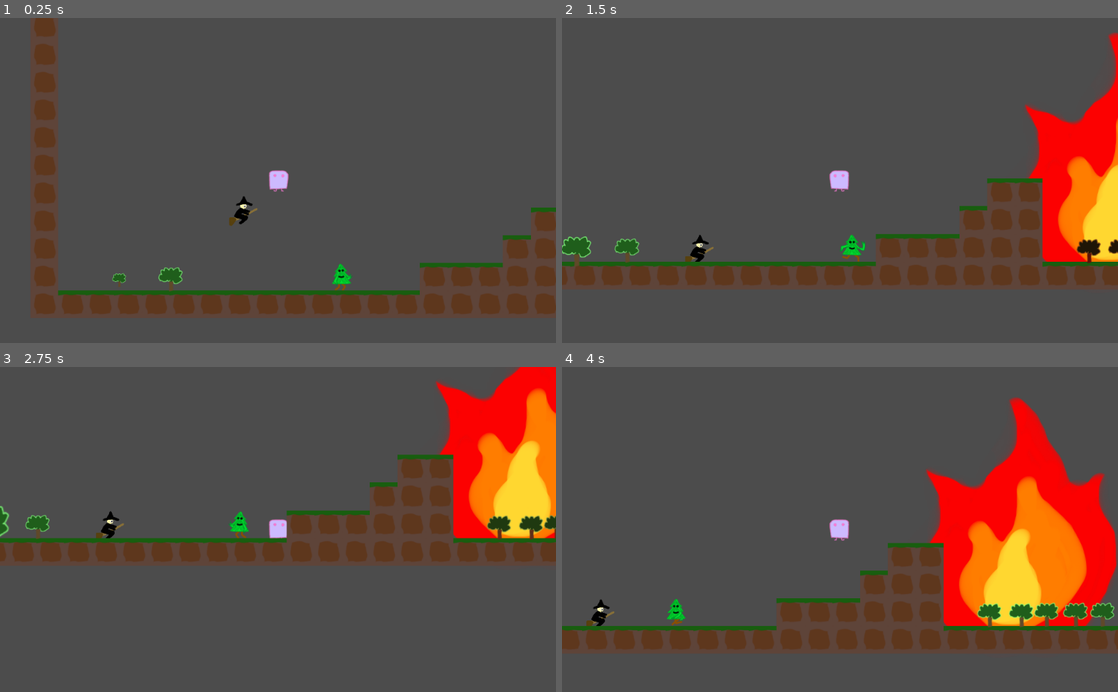
Above: before the commit, frames 1-4 (two rows, left to right).
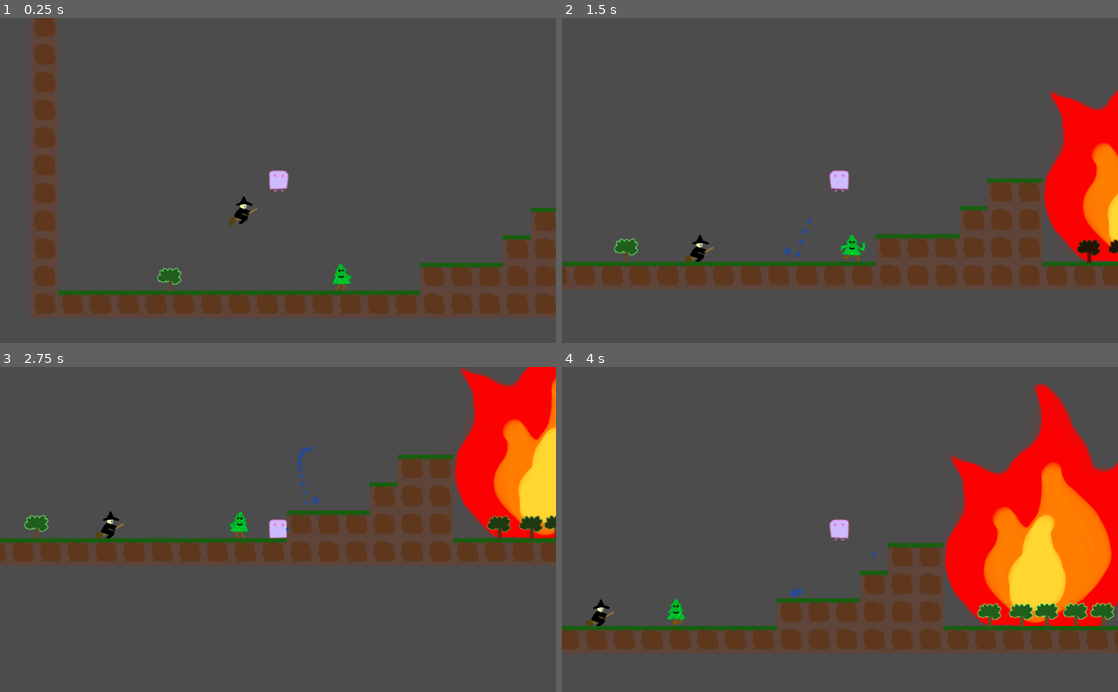
Above: after the commit, the same moments.

Repository: magic-gd/low-eff-jam
Game: Godot game, scene res://Game.tscn
The game is run twice, just before and just after one commit, with the same random seed, the same clock (stepped at 60 frames per second) and the same inputs. The engine's default icon, where the game draws it, is replaced by a stand-in: a white triangle on a blue panel in a dark square.
Inputs:
- Up to frame 1 (0.25 s): no input
- Up to frame 2 (1.5 s): hold D (move_right) 0.53-1.28 s; hold Q (spray, bound only after the commit) 0.53-1.28 s; tap W (jump) at 0.77 s; hold A (move_left) from 1.28 s (still down); tap E (interact) at 1.35 s
- Up to frame 3 (2.75 s): tap W (jump) at 1.52 s; tap Q (spray, bound only after the commit) at 1.55 s; release A (move_left) at 2.03 s; hold D (move_right) from 2.03 s (still down); hold Q (spray, bound only after the commit) from 2.03 s (still down)
- Up to frame 4 (4 s): release Q (spray, bound only after the commit) at 2.78 s; tap Q (spray, bound only after the commit) at 2.85, 3.8 s; tap W (jump) at 3.02, 3.77 s; release D (move_right) at 3.53 s; hold A (move_left) from 3.53 s (still down); hold E (interact) from 3.53 s (still down)

The runs differ from the first frame. In frame 1, 0.1% of the frame differs, in the area x 20-33%, y 76-85%; in frame 2, 5.3%; in frame 3, 6.4%; in frame 4, 12%, in the area x 41-100%, y 4-80%.

Commit message:
drip drip water

Diff:
--- a/low/Elena_hexe_feuer/nfeuerbody.tscn
+++ b/low/Elena_hexe_feuer/feuer.tscn
@@ -1,18 +1,22 @@
-[gd_scene load_steps=3 format=2]
+[gd_scene load_steps=4 format=2]
 
 [ext_resource path="res://Elena_hexe_feuer/nfeuer.png" type="Texture" id=1]
-
+[ext_resource path="res://components/waterable.tscn" type="PackedScene" id=2]
 
 [sub_resource type="CircleShape2D" id=1]
 radius = 229.881
 
-[node name="nfeuerbody" type="StaticBody2D"]
+[node name="Feuer" type="StaticBody2D"]
 
 [node name="Sprite" type="Sprite" parent="."]
-position = Vector2( -1.68177, 20.1815 )
+position = Vector2( 0, -215 )
 scale = Vector2( 0.821508, 0.861665 )
 texture = ExtResource( 1 )
 
 [node name="CollisionShape2D" type="CollisionShape2D" parent="."]
-position = Vector2( -3.36354, 20.1815 )
+position = Vector2( -4.95094, -198.88 )
 shape = SubResource( 1 )
+
+[node name="waterable" parent="." instance=ExtResource( 2 )]
+grow_ratio = -0.95
+destroy_when_done = true
--- a/low/Game.tscn
+++ b/low/Game.tscn
@@ -8,7 +8,7 @@
 [ext_resource path="res://david/d_tilemap.tscn" type="PackedScene" id=6]
 [ext_resource path="res://marcel_treeant/treeant.tscn" type="PackedScene" id=7]
 [ext_resource path="res://Elena_hexe_feuer/nHexeBody.tscn" type="PackedScene" id=8]
-[ext_resource path="res://Elena_hexe_feuer/nfeuerbody.tscn" type="PackedScene" id=9]
+[ext_resource path="res://Elena_hexe_feuer/feuer.tscn" type="PackedScene" id=9]
 
 [sub_resource type="ConvexPolygonShape2D" id=1]
 points = PoolVector2Array( 64, 64, 0, 64, 0, 0, 64, 0 )
@@ -48,7 +48,7 @@
 position = Vector2( 556.812, 241.434 )
 
 [node name="nfeuerbody" parent="." instance=ExtResource( 9 )]
-position = Vector2( 1525.39, 242.178 )
+position = Vector2( 1580.95, 445.365 )
 
 [node name="TileMap" type="TileMap" parent="."]
 tile_set = SubResource( 2 )
@@ -88,7 +88,7 @@
 position = Vector2( 1579.13, 421.135 )
 
 [node name="Baum800" parent="Trees" instance=ExtResource( 5 )]
-position = Vector2( 267.103, 423.333 )
+position = Vector2( 2325.96, 416.983 )
 
 [node name="BaumBody" parent="Trees" instance=ExtResource( 4 )]
-position = Vector2( 385.065, 421.024 )
+position = Vector2( 386.652, 449.597 )
--- a/low/Player.tscn
+++ b/low/Player.tscn
@@ -2,7 +2,7 @@
 
 [ext_resource path="res://assets/guy.png" type="Texture" id=1]
 [ext_resource path="res://jumpnrun_movement.tscn" type="PackedScene" id=2]
-[ext_resource path="res://david/Pee.tscn" type="PackedScene" id=3]
+[ext_resource path="res://objects/WaterSpewer.tscn" type="PackedScene" id=3]
 
 [sub_resource type="PhysicsMaterial" id=1]
 friction = 0.3
@@ -27,6 +27,7 @@
 texture = ExtResource( 1 )
 
 [node name="CollisionShape2D" type="CollisionShape2D" parent="."]
+visible = false
 position = Vector2( 1.5749, 2.04737 )
 shape = SubResource( 2 )
 
@@ -34,16 +35,16 @@
 current = true
 zoom = Vector2( 1.25, 1.25 )
 
-[node name="Pee" parent="." instance=ExtResource( 3 )]
-visible = false
-position = Vector2( 20.3917, 5.46583 )
-
 [node name="jumpnrun_movement" parent="." instance=ExtResource( 2 )]
 sprite_path = NodePath("../Sprite")
 
 [node name="InteractionArea" type="Area2D" parent="."]
 
 [node name="CollisionShape2D" type="CollisionShape2D" parent="InteractionArea"]
+visible = false
 shape = SubResource( 3 )
 
+[node name="WaterSpewer" parent="." instance=ExtResource( 3 )]
+position = Vector2( 22.0003, 0 )
+
 [editable path="jumpnrun_movement"]
--- /dev/null
+++ b/low/components/waterable.gd
@@ -0,0 +1,27 @@
+extends Node
+
+signal fully_watered
+
+export (int) var max_water = 100
+export (int) var water = 0
+
+export (float) var grow_ratio = 1
+
+export (bool) var destroy_when_done = false
+
+func _ready():
+	grow()
+
+func water():
+	if water <= max_water:
+		water += 1
+		grow()
+		if water == max_water:
+			emit_signal("fully_watered")
+			if destroy_when_done:
+				get_parent().queue_free()
+
+func grow():
+	var water_fill: float = float(water) / float(max_water)
+	var new_scale = 1 + (grow_ratio * water_fill)
+	get_parent().scale = Vector2(new_scale, new_scale)
--- /dev/null
+++ b/low/components/waterable.tscn
@@ -0,0 +1,6 @@
+[gd_scene load_steps=2 format=2]
+
+[ext_resource path="res://components/waterable.gd" type="Script" id=1]
+
+[node name="waterable" type="Node"]
+script = ExtResource( 1 )
--- a/low/david/BaumBody.tscn
+++ b/low/david/BaumBody.tscn
@@ -1,6 +1,7 @@
-[gd_scene load_steps=3 format=2]
+[gd_scene load_steps=4 format=2]
 
 [ext_resource path="res://david/baum.png" type="Texture" id=1]
+[ext_resource path="res://components/waterable.tscn" type="PackedScene" id=2]
 
 [sub_resource type="CircleShape2D" id=1]
 radius = 25.4254
@@ -8,8 +9,12 @@
 [node name="BaumBody" type="StaticBody2D"]
 
 [node name="Sprite" type="Sprite" parent="."]
+position = Vector2( -4, -28 )
 texture = ExtResource( 1 )
 
 [node name="CollisionShape2D" type="CollisionShape2D" parent="."]
-position = Vector2( 2.64867, 1.05946 )
+position = Vector2( -1.94752, -25.457 )
 shape = SubResource( 1 )
+
+[node name="waterable" parent="." instance=ExtResource( 2 )]
+grow_ratio = 2.0
--- a/low/david/Pee.tscn
+++ b/low/david/Pee.tscn
@@ -1,7 +1,16 @@
-[gd_scene format=2]
+[gd_scene load_steps=2 format=2]
 
-[node name="Pee" type="CPUParticles2D"]
+[sub_resource type="CircleShape2D" id=1]
+radius = 23.7677
+
+[node name="Pee" type="Area2D"]
+
+[node name="CollisionShape2D" type="CollisionShape2D" parent="."]
+shape = SubResource( 1 )
+
+[node name="PeeParticles" type="CPUParticles2D" parent="."]
 amount = 32
+local_coords = false
 spread = 0.0
 initial_velocity = 100.0
 scale_amount = 5.0
--- /dev/null
+++ b/low/objects/WaterParticle.tscn
@@ -0,0 +1,27 @@
+[gd_scene load_steps=3 format=2]
+
+[ext_resource path="res://objects/water_particle.gd" type="Script" id=1]
+
+[sub_resource type="CircleShape2D" id=1]
+radius = 6.37055
+
+[node name="WaterParticle" type="Area2D"]
+script = ExtResource( 1 )
+
+[node name="Sprite" type="Sprite" parent="."]
+
+[node name="CollisionShape2D" type="CollisionShape2D" parent="."]
+shape = SubResource( 1 )
+
+[node name="DespawnTimer" type="Timer" parent="."]
+wait_time = 2.0
+autostart = true
+
+[node name="CPUParticles2D" type="CPUParticles2D" parent="."]
+amount = 32
+spread = 180.0
+gravity = Vector2( 0, 0 )
+initial_velocity = 7.0
+initial_velocity_random = 1.0
+scale_amount = 7.0
+color = Color( 0.160784, 0.294118, 0.572549, 1 )
--- /dev/null
+++ b/low/objects/WaterSpewer.tscn
@@ -0,0 +1,10 @@
+[gd_scene load_steps=2 format=2]
+
+[ext_resource path="res://objects/water_spewer.gd" type="Script" id=1]
+
+[node name="WaterSpewer" type="Position2D"]
+script = ExtResource( 1 )
+
+[node name="Timer" type="Timer" parent="."]
+wait_time = 0.05
+autostart = true
--- /dev/null
+++ b/low/objects/water_particle.gd
@@ -0,0 +1,24 @@
+extends Area2D
+
+export (Vector2) var move_vector
+export var fall_speed = 10.0
+
+func _ready():
+	$DespawnTimer.connect("timeout", self, "despawn")
+	connect("body_entered", self, "moisten_object")
+
+func _physics_process(delta):
+	global_position = global_position + move_vector + Vector2(0, fall_speed) * 10 * delta
+	move_vector = move_vector * (1-linear_damp)
+
+func setup(p_move_vector, p_fall_speed):
+	move_vector = p_move_vector
+	fall_speed = p_fall_speed
+
+func moisten_object(body: Node):
+	if body and body.get_node("waterable"):
+		body.get_node("waterable").water()
+	despawn()
+
+func despawn():
+	queue_free()
--- /dev/null
+++ b/low/objects/water_spewer.gd
@@ -0,0 +1,24 @@
+extends Position2D
+
+export (Resource) var water_particle = preload("res://objects/WaterParticle.tscn")
+export (Vector2) var direction = Vector2(1, 0)
+
+var spraying = false
+
+func _ready():
+	$Timer.connect("timeout", self, "_on_Timer_timeout")
+
+func _input(event):
+	if event.is_action_pressed("spray"):
+		spraying = true
+	elif event.is_action_released("spray"):
+		spraying = false
+
+func _on_Timer_timeout():
+	if not spraying:
+		return
+
+	var particle = water_particle.instance()
+	particle.setup(Vector2(10, 0), 10.0)
+	particle.global_position = global_position
+	get_parent().get_parent().add_child(particle)
--- a/low/project.godot
+++ b/low/project.godot
@@ -60,6 +60,11 @@
 "events": [ Object(InputEventKey,"resource_local_to_scene":false,"resource_name":"","device":0,"alt":false,"shift":false,"control":false,"meta":false,"command":false,"pressed":false,"scancode":69,"unicode":0,"echo":false,"script":null)
  ]
 }
+spray={
+"deadzone": 0.5,
+"events": [ Object(InputEventKey,"resource_local_to_scene":false,"resource_name":"","device":0,"alt":false,"shift":false,"control":false,"meta":false,"command":false,"pressed":false,"scancode":81,"unicode":0,"echo":false,"script":null)
+ ]
+}
 
 [rendering]
 
